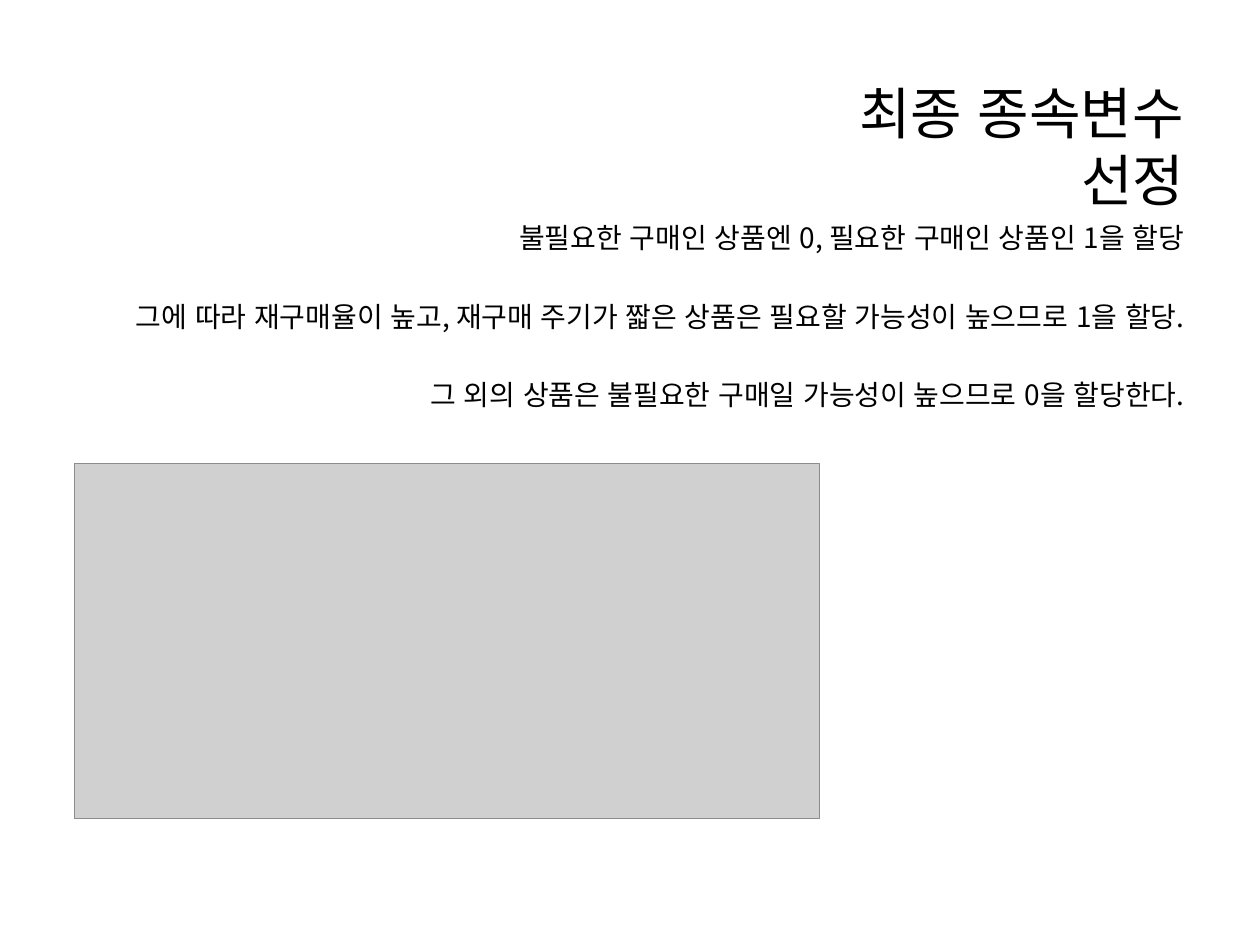
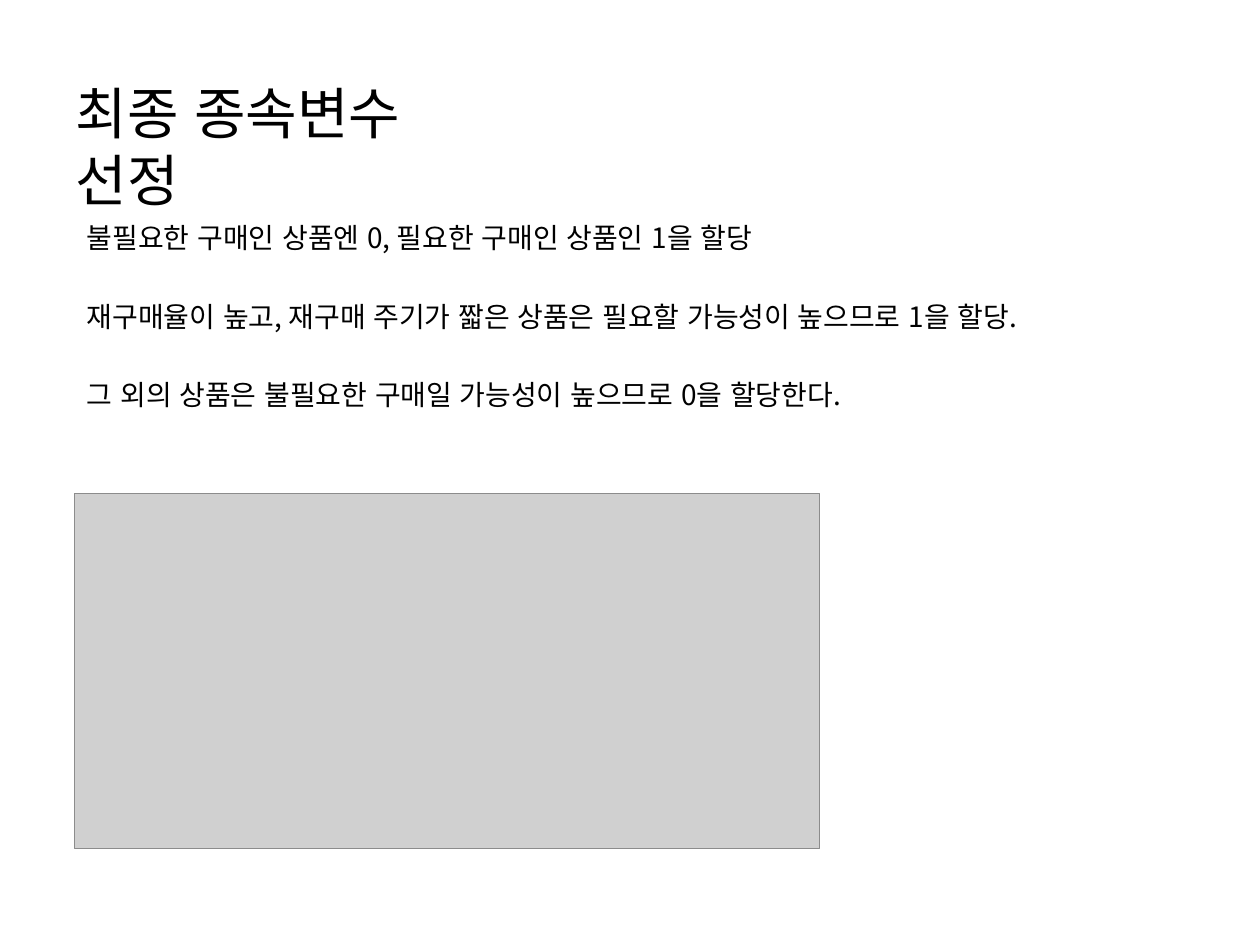
Before and after one commit to WasVelinn/1stPerSonalProjecT, a slide deck: slide 27 of 프레젠테이션1.pptx (slide 23 before the commit). Drawn at 1260x945 pixels with LibreOffice and Linux fonts; fonts in the diff are those of the drawing; grey boxes stand for pictures. Boxes give left, top, right and bottom in pixels: in the first picture for what was removed or moved away, otherwise in the second. Text is boxed around its words. In the diff, an @@ line names an element or a change of style, - is before the commit and + after.

```diff
--- a/프레젠테이션1.pptx
+++ b/프레젠테이션1.pptx
@@ text "최종 종속변수 선정": place and size @@
-text "최종 종속변수 선정" at [859, 87, 1184, 206]
+text "최종 종속변수 선정" at [76, 87, 400, 206]
@@ text "최종 종속변수 선정" at [76, 87, 400, 206]: alignment right to left @@
@@ text "불필요한 구매인 상품엔 0, 필요한 ...": place and size @@
-text "불필요한 구매인 상품엔 0, 필요한 ..." at [136, 224, 1185, 408]
+text "불필요한 구매인 상품엔 0, 필요한 ..." at [87, 224, 1017, 408]
@@ text at [87, 224, 841, 408]: alignment right to left @@
@@ text at [87, 303, 1017, 332]: text changed @@
-그에 따라 재구매율이 높고, 재구매 주기가 짧은 상품은 필요할 가능성이 높으므로 1을 할당.
+재구매율이 높고, 재구매 주기가 짧은 상품은 필요할 가능성이 높으므로 1을 할당.
@@ picture: place and size @@
-picture at [74, 464, 820, 819]
+picture at [74, 493, 820, 848]
```
Also in this commit, not shown: 16 other slides changed, 10 slides added, 1 slide removed, 3 other files.
